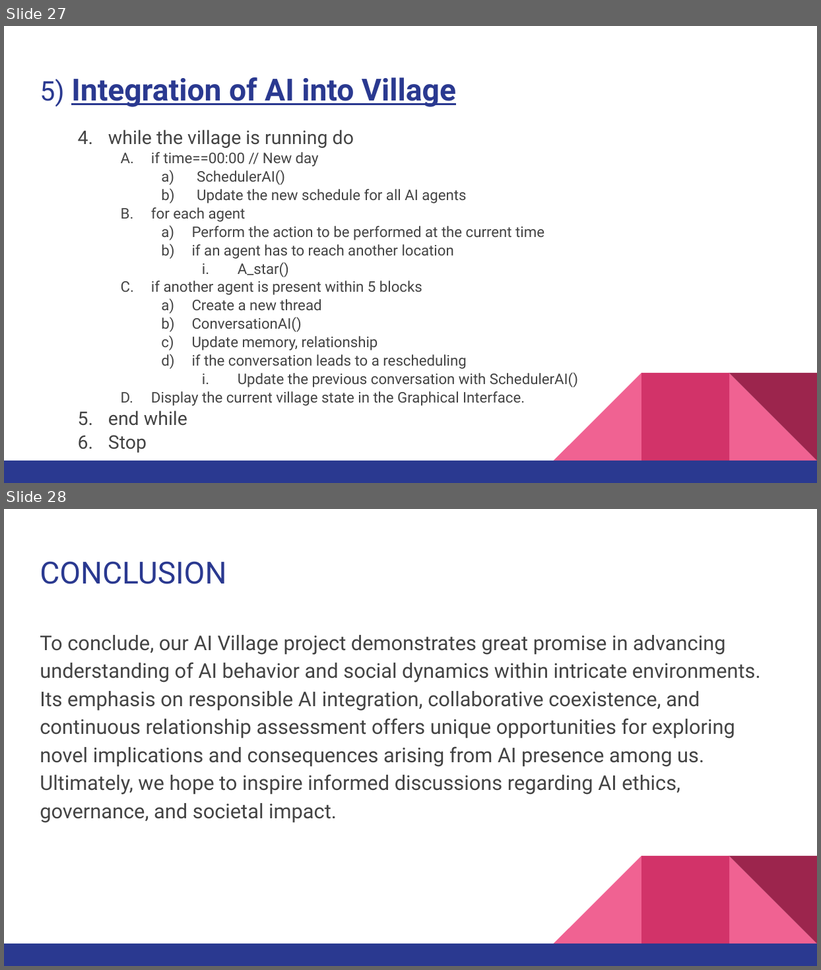
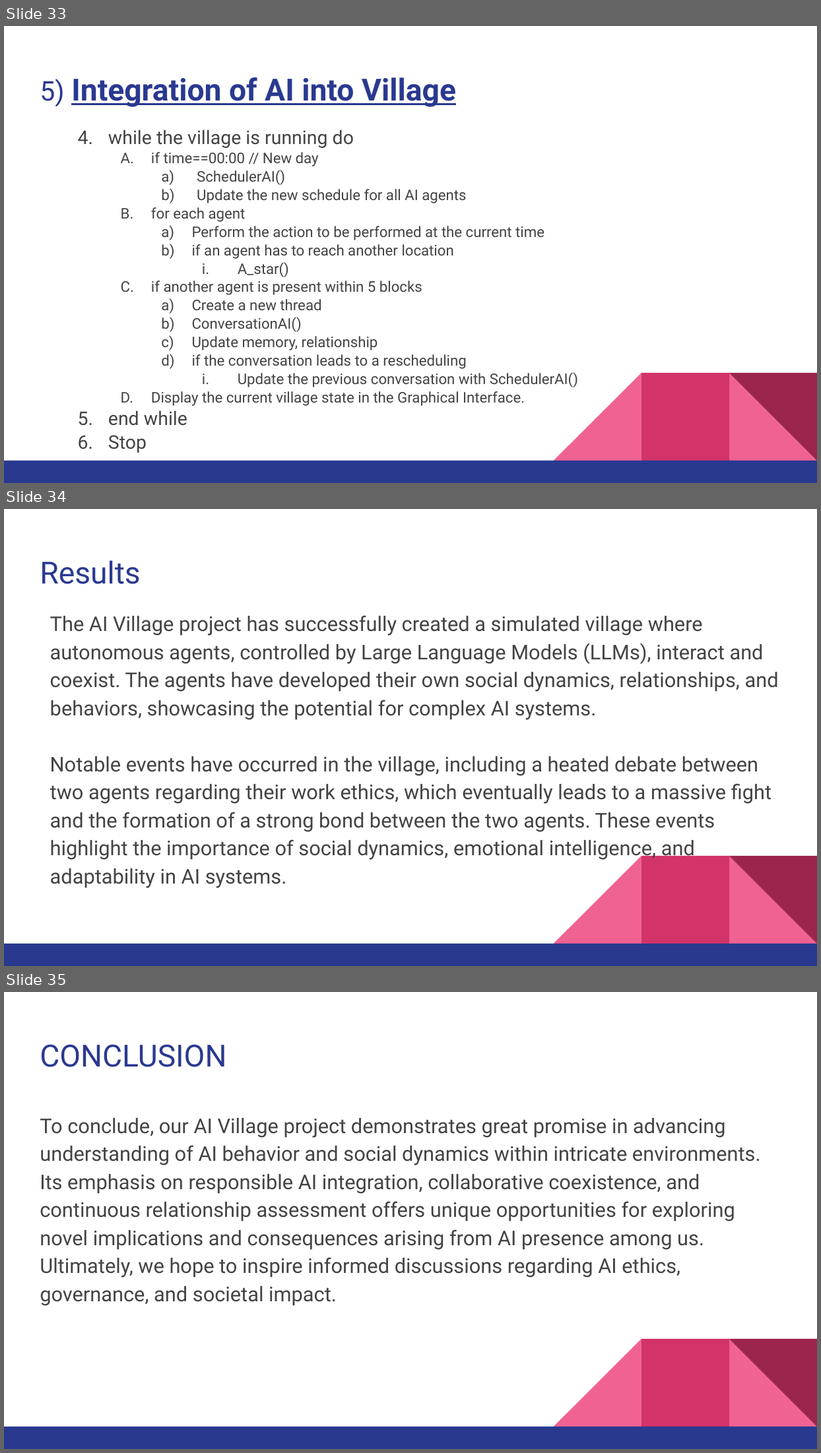
Before and after one commit to Arjun-G-Ravi/ai-village, a slide deck: Documentation/AI VILLAGE(3) (1).pptx. Shown one above the other, each under a label of ours: slides 27 and 28 before the commit, slides 33, 34 and 35 after it. The pictures are 821x970 and 821x1453 pixels, drawn with LibreOffice and Linux fonts; fonts in the diff are those of the drawing. Boxes give left, top, right and bottom in pixels: in the first picture for what was removed or moved away, otherwise in the second. Text is boxed around its words. In the diff, an @@ line names an element or a change of style, - is before the commit and + after.

```diff
--- a/Documentation/AI VILLAGE(3) (1).pptx
+++ b/Documentation/AI VILLAGE(3) (1).pptx
@@ slide 34 added at (4,509,817,966), background #FFFFFF; not listed: 5 template elements that a slide beside it also shows @@
@@ title added at (40,560,140,584), 27 pt, text #2A3990 @@
+Results
@@ text added at (50,615,779,889), 18 pt, text #434343 @@
+The AI Village project has successfully created a simulated village where autonomous agents, controlled by Large Language Models (LLMs), interact and coexist. The agents have developed their own social dynamics, relationships, and behaviors, showcasing the potential for complex AI systems.
+Notable events have occurred in the village, including a heated debate between two agents regarding their work ethics, which eventually leads to a massive fight and the formation of a strong bond between the two agents. These events highlight the importance of social dynamics, emotional intelligence, and adaptability in AI systems.
@@ what was slide 27 is now slide 33 @@
@@ what was slide 28 is now slide 35 @@
```
Also in this commit, not shown: 5 slides changed, 6 other slides added.
